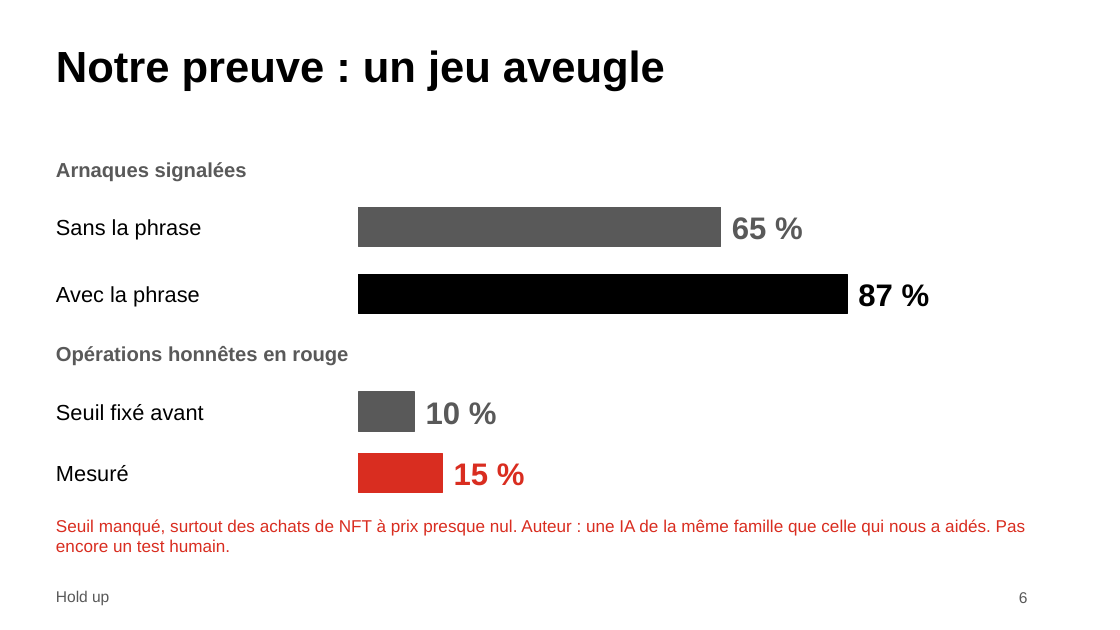
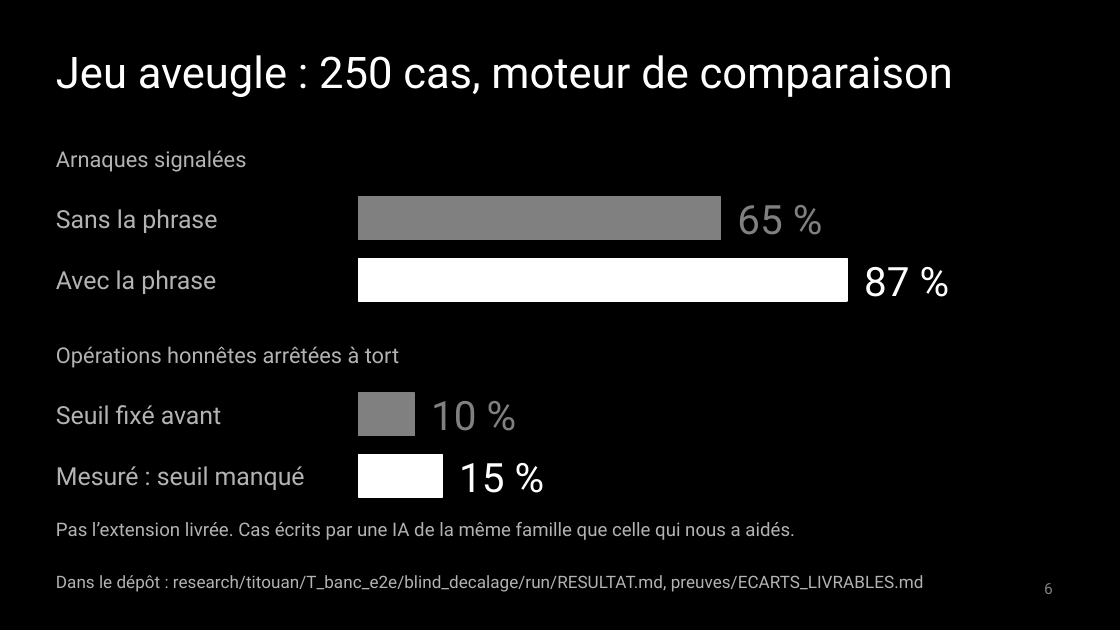
Before and after one commit to adembnn/secure-horizon, a slide deck: slide 6 of livrables/deck/holdup.pptx. Drawn at 1120x630 pixels with LibreOffice and Linux fonts; fonts in the diff are those of the drawing. Boxes give left, top, right and bottom in pixels: in the first picture for what was removed or moved away, otherwise in the second. Text is boxed around its words. In the diff, an @@ line names an element or a change of style, - is before the commit and + after.

```diff
--- a/livrables/deck/holdup.pptx
+++ b/livrables/deck/holdup.pptx
@@ background #FFFFFF to #000000 @@
@@ text at bbox=[56, 55, 953, 97]: text changed; font Arial to Roboto; text colour #000000 to #FFFFFF; bold off @@
-Notre preuve : un jeu aveugle
+Jeu aveugle : 250 cas, moteur de comparaison
@@ text "Arnaques signalées": place and size @@
-text "Arnaques signalées" at bbox=[56, 162, 247, 182]
+text "Arnaques signalées" at bbox=[56, 150, 246, 172]
@@ text "Arnaques signalées" at bbox=[56, 150, 246, 172]: size 13 to 14 pt, font Arial to Roboto, text colour #595959 to #B3B3B3, bold off @@
@@ text "Sans la phrase": place and size @@
-text "Sans la phrase" at bbox=[56, 219, 202, 240]
+text "Sans la phrase" at bbox=[56, 209, 217, 233]
@@ rectangle at bbox=[358, 197, 720, 240]: fill #595959 to #808080; outline #595959 0.75 pt to #808080 1 pt @@
@@ rectangle: place and size @@
-rectangle at bbox=[358, 207, 720, 246]
+rectangle at bbox=[358, 197, 720, 240]
@@ text "65 %" at bbox=[737, 205, 782, 235]: size 20 to 26 pt, font Arial to Roboto, text colour #595959 to #808080, bold off @@
@@ text "65 %": place and size @@
-text "65 %" at bbox=[732, 217, 767, 240]
+text "65 %" at bbox=[737, 205, 782, 235]
@@ size 14 to 16 pt, font Arial to Roboto, text colour #000000 to #B3B3B3 in 3 elements at bbox=[56, 405, 221, 425], bbox=[56, 209, 217, 233], bbox=[56, 270, 216, 294] @@
@@ text "Avec la phrase": place and size @@
-text "Avec la phrase" at bbox=[56, 286, 200, 307]
+text "Avec la phrase" at bbox=[56, 270, 216, 294]
@@ rectangle: place and size @@
-rectangle at bbox=[358, 274, 848, 314]
+rectangle at bbox=[358, 259, 848, 301]
@@ rectangle at bbox=[358, 259, 848, 301]: fill #000000 to #FFFFFF; outline #000000 0.75 pt to #FFFFFF 1 pt @@
@@ text "87 %": place and size @@
-text "87 %" at bbox=[858, 284, 893, 307]
+text "87 %" at bbox=[864, 267, 909, 297]
@@ text "87 %" at bbox=[864, 267, 909, 297]: size 20 to 26 pt, font Arial to Roboto, text colour #000000 to #FFFFFF, bold off @@
@@ text at bbox=[56, 346, 399, 368]: text changed; size 13 to 14 pt; font Arial to Roboto; text colour #595959 to #B3B3B3; bold off @@
-Opérations honnêtes en rouge
+Opérations honnêtes arrêtées à tort
@@ text "10 %" at bbox=[431, 401, 476, 431]: size 20 to 26 pt, font Arial to Roboto, text colour #595959 to #808080, bold off @@
@@ rectangle: place and size @@
-rectangle at bbox=[358, 392, 414, 431]
+rectangle at bbox=[358, 393, 414, 436]
@@ rectangle at bbox=[358, 393, 414, 436]: fill #595959 to #808080; outline #595959 0.75 pt to #808080 1 pt @@
@@ text "15 %" at bbox=[459, 463, 504, 493]: size 20 to 26 pt, font Arial to Roboto, text colour #D92D20 to #FFFFFF, bold off @@
@@ text at bbox=[56, 466, 305, 490]: text changed; size 14 to 16 pt; font Arial to Roboto; text colour #000000 to #B3B3B3 @@
-Mesuré
+Mesuré : seuil manqué
@@ rectangle: place and size @@
-rectangle at bbox=[358, 454, 442, 493]
+rectangle at bbox=[358, 455, 442, 497]
@@ rectangle at bbox=[358, 455, 442, 497]: fill #D92D20 to #FFFFFF; outline #D92D20 0.75 pt to #FFFFFF 1 pt @@
@@ text at bbox=[56, 522, 795, 540]: text changed; size 11 to 12 pt; font Arial to Roboto; text colour #D92D20 to #B3B3B3 @@
-Seuil manqué, surtout des achats de NFT à prix presque nul. Auteur : une IA de la même famille que celle qui nous a aidés. Pas encore un test humain.
+Pas l’extension livrée. Cas écrits par une IA de la même famille que celle qui nous a aidés.
@@ text removed at bbox=[56, 590, 109, 605] @@
-Hold up
@@ text added at bbox=[56, 575, 924, 592], 11 pt, text #B3B3B3 @@
+Dans le dépôt : research/titouan/T_banc_e2e/blind_decalage/run/RESULTAT.md, preuves/ECARTS_LIVRABLES.md
@@ page number: place and size @@
-page number at bbox=[1019, 592, 1028, 603]
+page number at bbox=[1044, 583, 1053, 594]
@@ page number at bbox=[1044, 583, 1053, 594]: font Arial to Roboto, text colour #595959 to #808080; alignment left to right @@
```
Also in this commit, not shown: 7 slides added, 8 slides removed, 6 other files.
